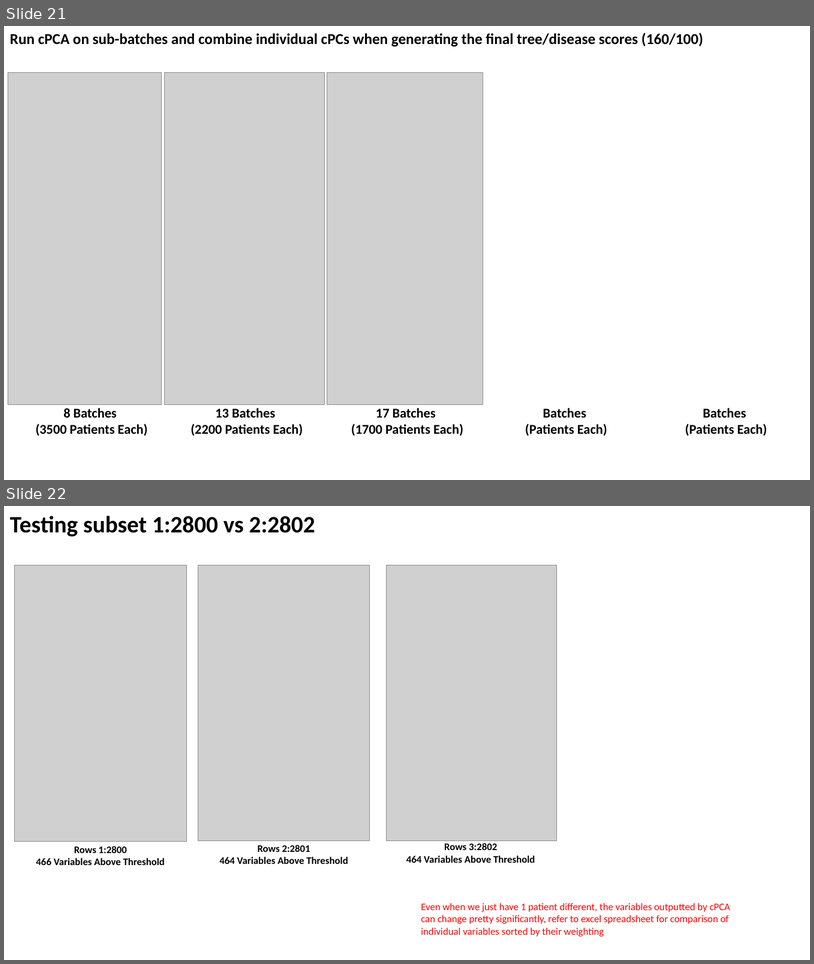
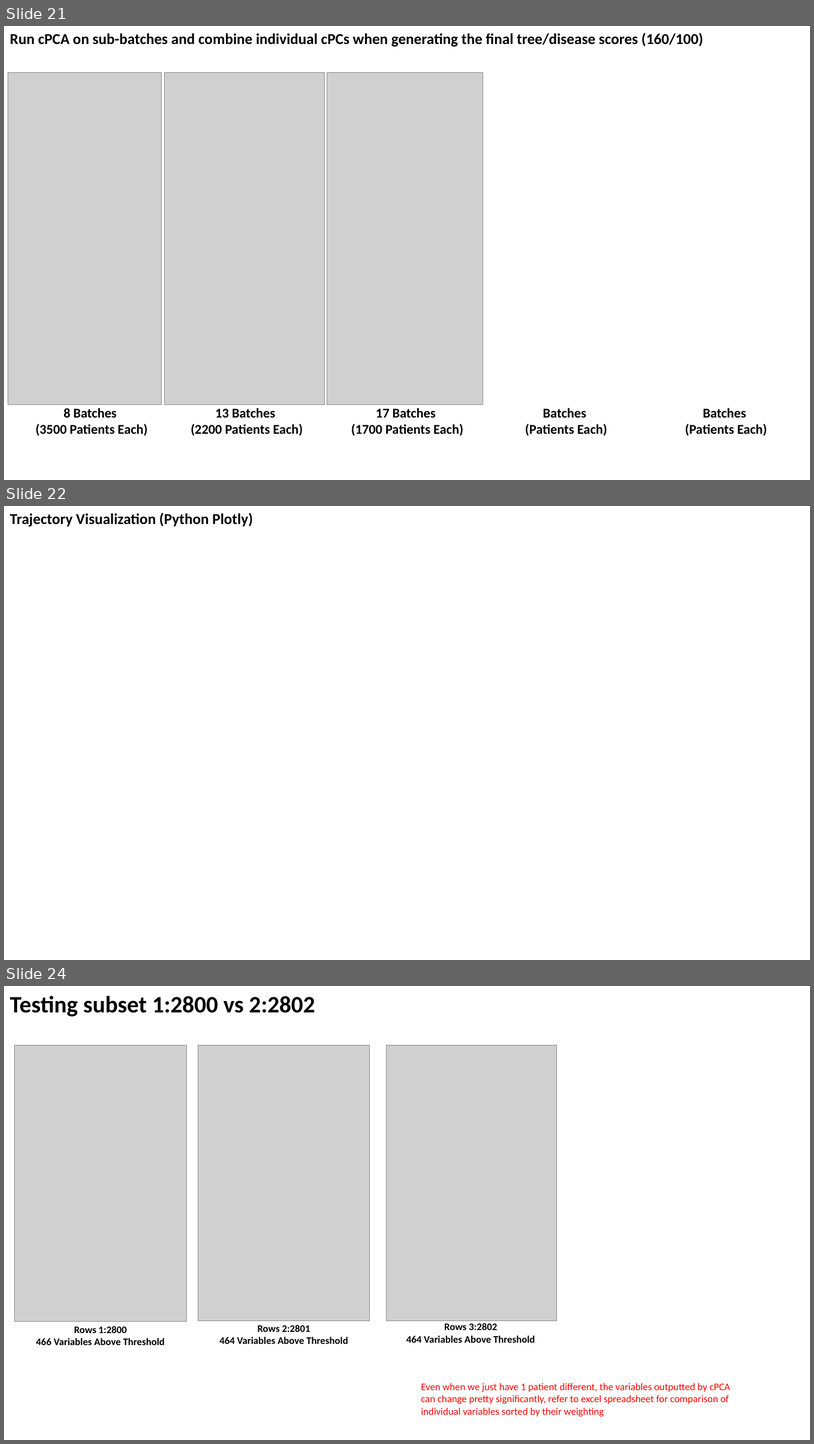
Before and after one commit to zhaohanxiong/OxfordCVM, a slide deck: job_results.pptx. Shown one above the other, each under a label of ours: slides 21 and 22 before the commit, slides 21, 22 and 24 after it; the slides between them are not shown. The pictures are 814x964 and 814x1444 pixels, drawn with LibreOffice and Linux fonts; fonts in the diff are those of the drawing; grey boxes stand for pictures; background and template pictures are left out. Boxes give left, top, right and bottom in pixels: in the first picture for what was removed or moved away, otherwise in the second. Text is boxed around its words. In the diff, an @@ line names an element or a change of style, - is before the commit and + after.

Commit message:
added plotly to ppt

```diff
--- a/job_results.pptx
+++ b/job_results.pptx
@@ slide 22 added at (x1=4, y1=506, x2=810, y2=960), background picture (left out) @@
@@ text added at (x1=10, y1=513, x2=253, y2=527), 18 pt, text #000000, bold @@
+Trajectory Visualization (Python Plotly)
@@ what was slide 22 is now slide 24 @@
```
Also in this commit, not shown: 1 other slide added.
